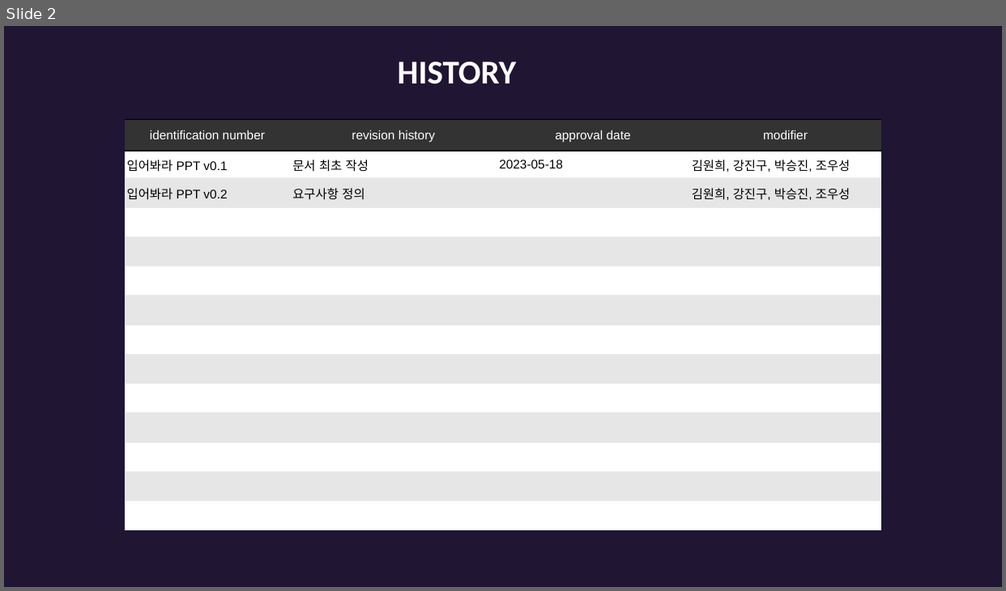
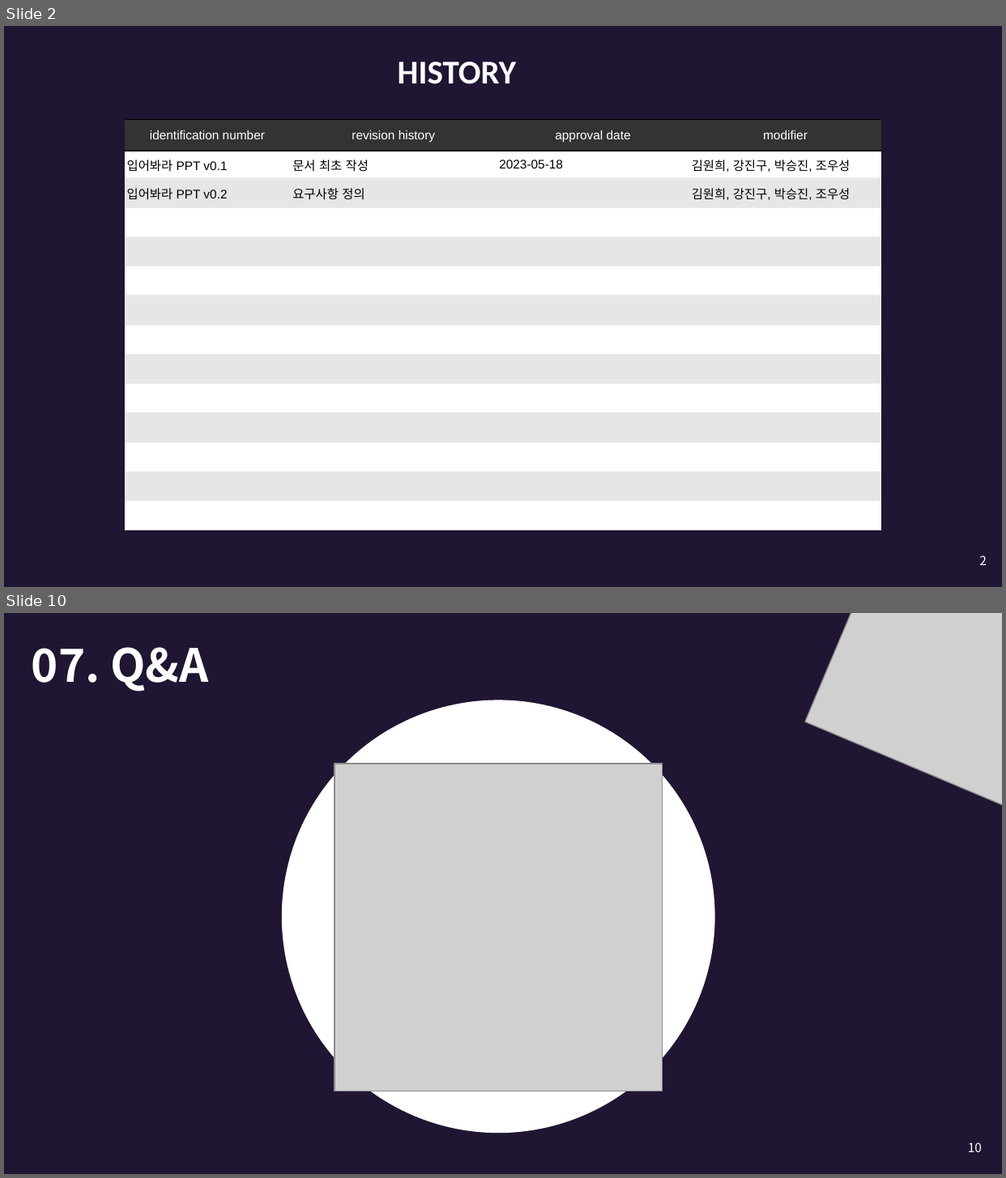
Before and after one commit to wooooooooooooooosung/SSU, a slide deck: doc/입어바라.pptx. Shown one above the other, each under a label of ours: slide 2 before the commit, slides 2 and 10 after it; the slides between them are not shown. The pictures are 1006x591 and 1006x1178 pixels, drawn with LibreOffice and Linux fonts; fonts in the diff are those of the drawing; grey boxes stand for pictures. Boxes give left, top, right and bottom in pixels: in the first picture for what was removed or moved away, otherwise in the second. Text is boxed around its words. In the diff, an @@ line names an element or a change of style, - is before the commit and + after.

```diff
--- a/doc/입어바라.pptx
+++ b/doc/입어바라.pptx
@@ slide 10 added at [4, 613, 1002, 1174], background #201533 @@
@@ picture added at [805, 613, 1002, 816] @@
@@ title added at [32, 647, 208, 692], 33 pt, text #FFFFFF, bold @@
+07. Q&A
@@ ellipse added at [281, 700, 714, 1133], fill #FFFFFF @@
@@ picture added at [334, 764, 662, 1091] @@
@@ page number added at [968, 1143, 982, 1152], 9 pt, text #FFFFFF @@
+10
@@ slide 2 changed as well @@
@@ page number added at [979, 556, 987, 565], 9 pt, text #FFFFFF @@
+2
```
Also in this commit, not shown: 1 other slide changed, 7 other slides added, 1 slide removed.
